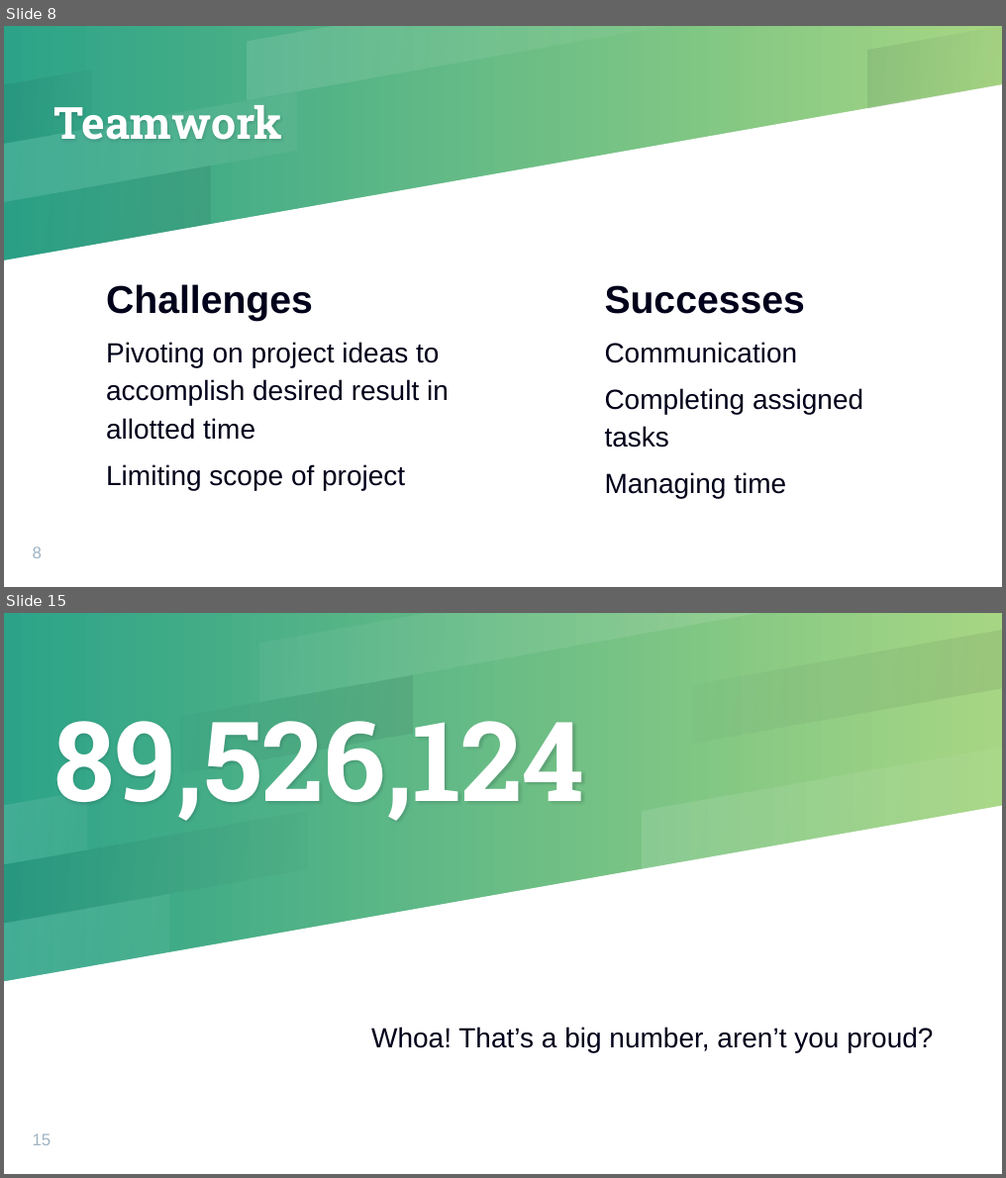
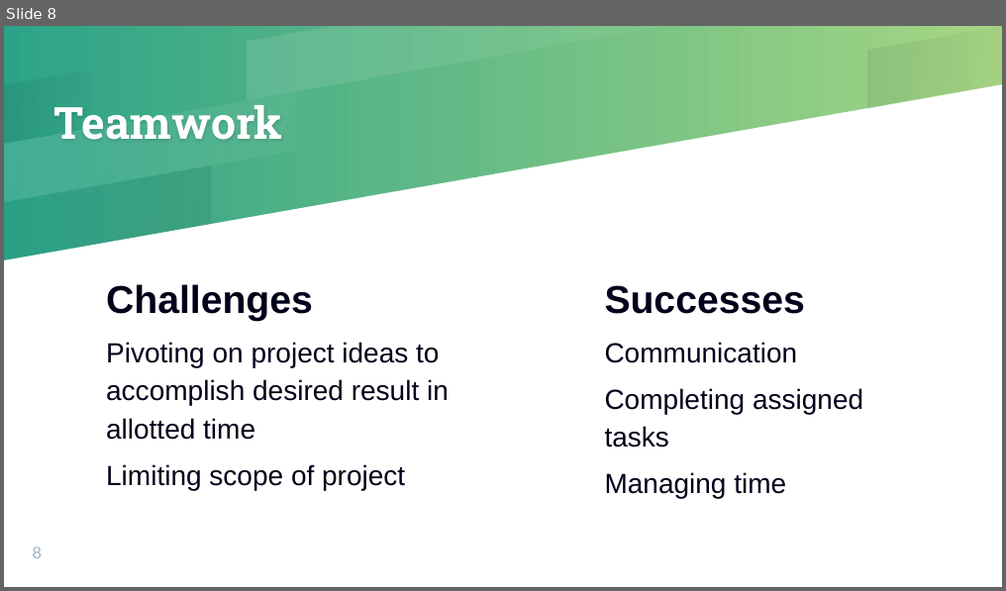
Before and after one commit to Challett1129/Group1-Project, a slide deck: assets/Presentation/Group-1-Presentation-Slides v3.pptx. Shown one above the other, each under a label of ours: slides 8 and 15 before the commit, slide 8 after it; the slides between them are not shown. The pictures are 1006x1178 and 1006x591 pixels, drawn with LibreOffice and Linux fonts; fonts in the diff are those of the drawing. Boxes give left, top, right and bottom in pixels: in the first picture for what was removed or moved away, otherwise in the second. Text is boxed around its words. In the diff, an @@ line names an element or a change of style, - is before the commit and + after.

```diff
--- a/assets/Presentation/Group-1-Presentation-Slides v3.pptx
+++ b/assets/Presentation/Group-1-Presentation-Slides v3.pptx
@@ slide 15 removed at [4, 613, 1002, 1174], background gradient #2CA388 to #A6D683 @@
@@ group removed at [4, 613, 1002, 1173]: 8 freeform shapes @@
@@ title removed at [54, 699, 584, 827] @@
-89,526,124
@@ text removed at [371, 1027, 933, 1053] @@
-Whoa! That’s a big number, aren’t you proud?
@@ page number removed at [33, 1134, 52, 1146] @@
-15
```
Also in this commit, not shown: 3 slides changed, 3 slides added, 29 other slides removed.
